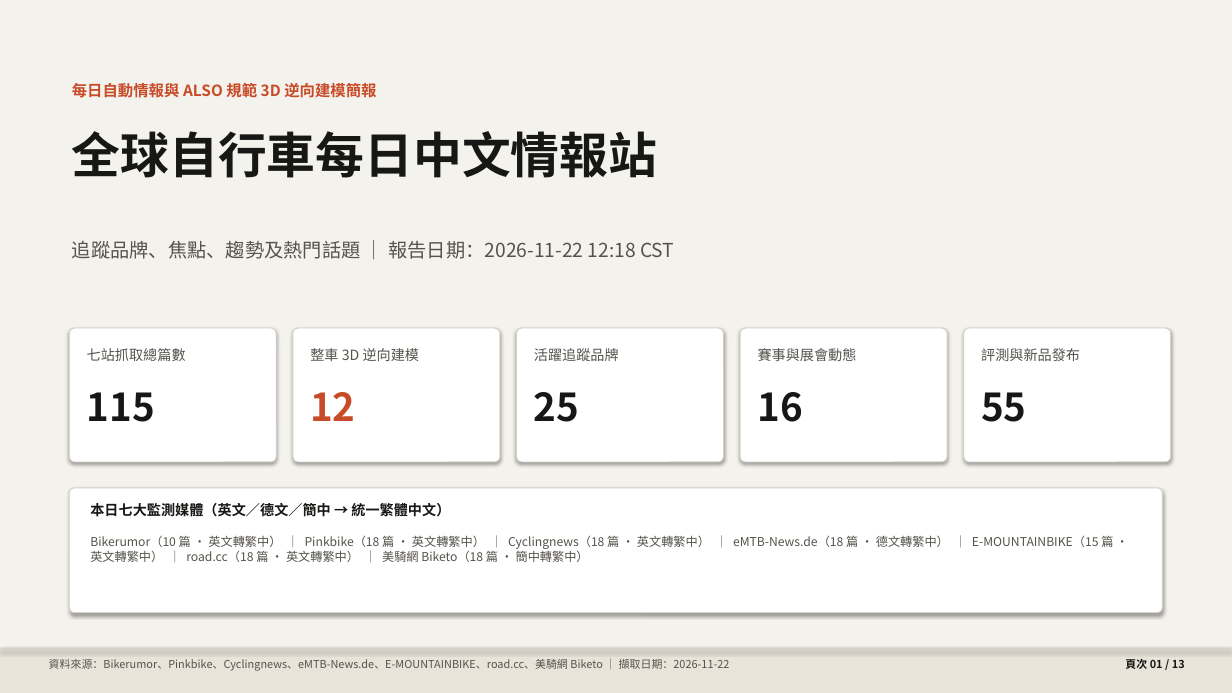
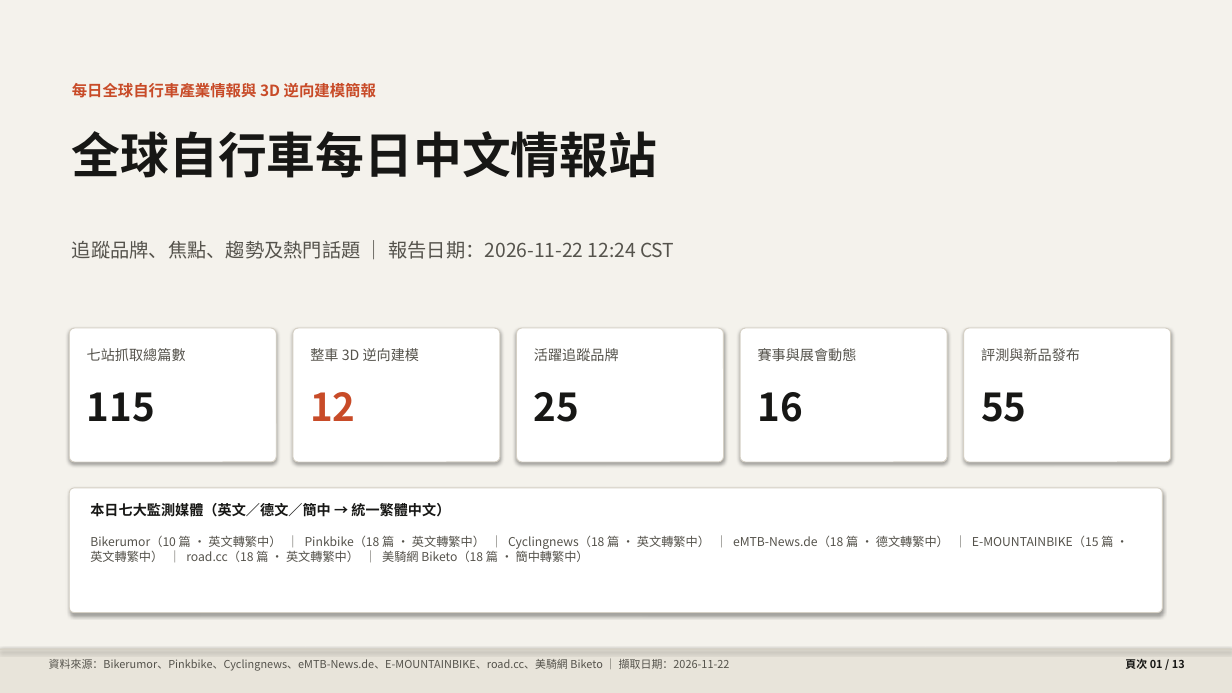
Before and after one commit to pc007ya/BikeResearch-Daily, a slide deck: slide 1 of docs/data/daily_briefing.pptx. Drawn at 1232x693 pixels with LibreOffice and Linux fonts; fonts in the diff are those of the drawing. Boxes give left, top, right and bottom in pixels: in the first picture for what was removed or moved away, otherwise in the second. Text is boxed around its words. In the diff, an @@ line names an element or a change of style, - is before the commit and + after.

Commit message:
chore: remove ALSO reference project naming from UI, QA manifests, Blender scripts, and PPTX slides

```diff
--- a/docs/data/daily_briefing.pptx
+++ b/docs/data/daily_briefing.pptx
@@ text at (72, 83, 376, 98): text changed @@
-每日自動情報與 ALSO 規範 3D 逆向建模簡報
+每日全球自行車產業情報與 3D 逆向建模簡報
@@ text at (72, 241, 674, 259): text changed @@
-追蹤品牌、焦點、趨勢及熱門話題 ｜ 報告日期：2026-11-22 12:18 CST
+追蹤品牌、焦點、趨勢及熱門話題 ｜ 報告日期：2026-11-22 12:24 CST
```
Also in this commit, not shown: 9 other slides changed, 39 other files.
